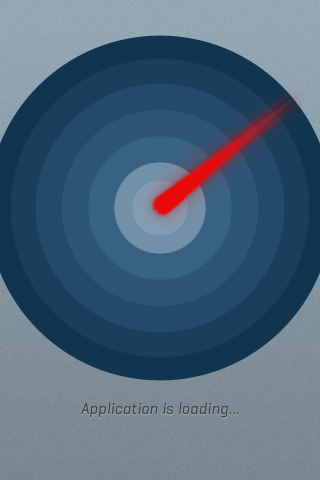
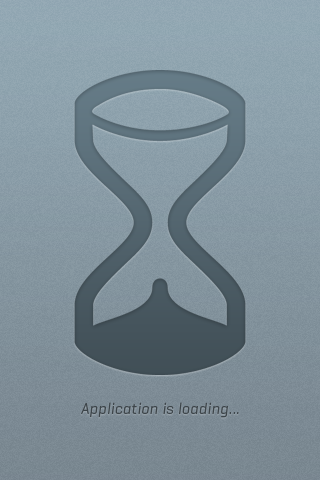
Revision of a layered 320px x 480px image; what changed, layer by layer:
removed layer "hand blurry" over bbox(150, 88, 306, 218)
removed layer "hand" over bbox(152, 93, 300, 216)
removed layer "inner circle copy" over bbox(132, 180, 188, 236)
removed layer "inner circle" over bbox(114, 162, 206, 254)
removed layer "middle cirle copy" over bbox(88, 136, 232, 280)
removed layer "middle cirle" over bbox(61, 109, 259, 307)
removed layer "outer circle copy" over bbox(35, 83, 285, 333)
removed layer "outer circle" over bbox(11, 59, 309, 357)
removed layer "outer circle copy 2" over bbox(0, 35, 320, 381)
added layer "Layer 1" above "Application is loading..." over bbox(74, 70, 246, 375)
